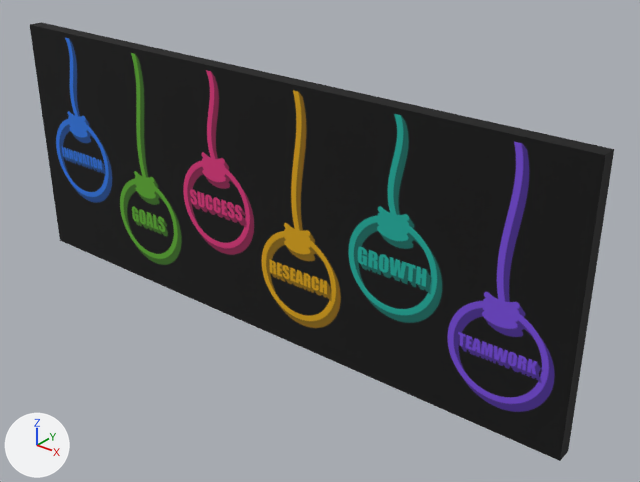
What one commit did to the glTF model public/ar/hanging-goals/m.glb.
Camera for both pictures: a 50 mm camera at (1.217, -1.329, 0.782) aimed at (0.122, 0.039, -0.066). Every picture has the same lights, and +X, +Y and +Z are marked at lower left. The older version comes first. Vertices at exactly the same position are counted once.

Objects in the first picture: 'HangingGoals'.
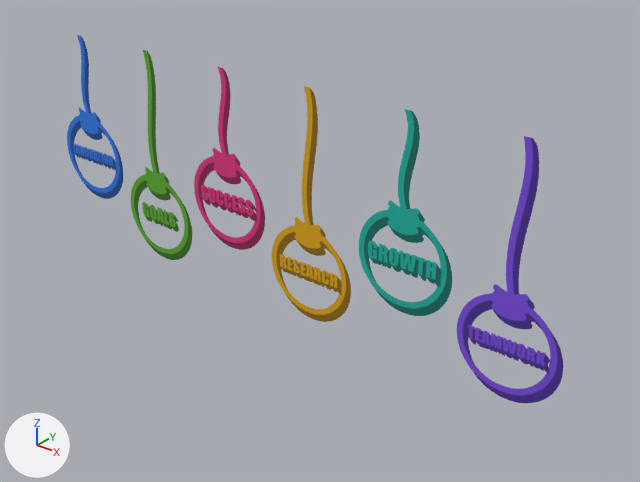
Location of each change, (x1, y1, x2, y2) in pixels of the pictures (640 x 482 px):
'HangingGoals', surface changed, reshaped
    before: (30, 22, 614, 461)
    after: (67, 35, 563, 403)

The change, as a list of edits to the scene's bpy script:
```text
Change mat_artwork:
    add n3 = _N.new('ShaderNodeMath'); n3.name = 'Math'
    add n3.operation = 'SUBTRACT'
    add n3.inputs[0].default_value = 1.0  # 'Value'
    add n4 = _N.new('ShaderNodeMath'); n4.name = 'Math.001'
    add n4.operation = 'LESS_THAN'
    where n0 = _N.new('ShaderNodeBsdfPrincipled'); n0.name = 'Principled BSDF'
    where n2 = _N.new('ShaderNodeTexImage'); n2.name = 'Image Texture'
    add _L.new(n3.outputs[0], n0.inputs[4])  # 'Value' to 'Alpha'
    add _L.new(n4.outputs[0], n3.inputs[1])  # 'Value' to 'Value'
    add _L.new(n2.outputs[1], n4.inputs[0])  # 'Alpha' to 'Value'
Change me_hanginggoals:
    used by ob_hanginggoals; location = (0.0, 0.0, 0.0)
    verts and faces of me_hanginggoals; kept vertices keep their numbers, new ones are numbered from 8
    before: 0 (-0.75, -0.04, -0.3) at pixel (60, 240), 1 (0.75, -0.04, -0.3) at pixel (560, 460), 2 (0.75, -0.04, 0.3) at pixel (605, 155), 3 (-0.75, -0.04, 0.3) at pixel (29, 24), 4 (0.75, 0.0, -0.3) at pixel (568, 451)
    before: 5 (-0.75, 0.0, -0.3), 6 (-0.75, 0.0, 0.3) at pixel (41, 22), 7 (0.75, 0.0, 0.3) at pixel (614, 149)
    remove me_hanginggoals.from_pydata(...)  # 8 vertices, 12 faces; spans x -0.75..0.75, y -0.04..0.0, z -0.3..0.3
    add me_hanginggoals.from_pydata(...)  # 4 vertices, 2 faces; spans x -0.75..0.75, y 0.0, z -0.3..0.3
    me_hanginggoals part 1
    add delete_vertices([*range(0, 4)])  # with the faces that use them
    add delete_faces([(4, 5, 6), (4, 6, 7)])
    add faces += [(4, 7, 5), (5, 7, 6)]
```
